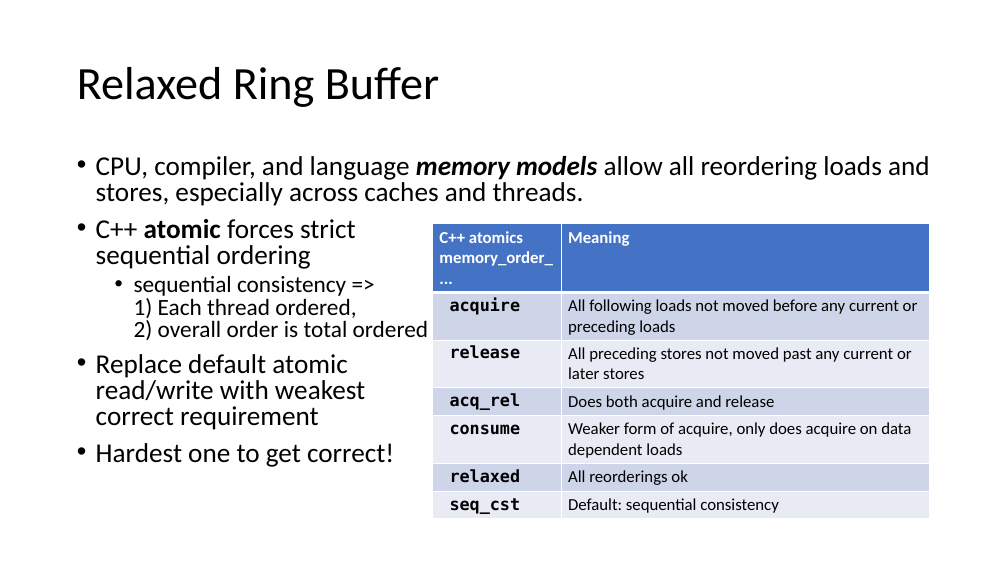
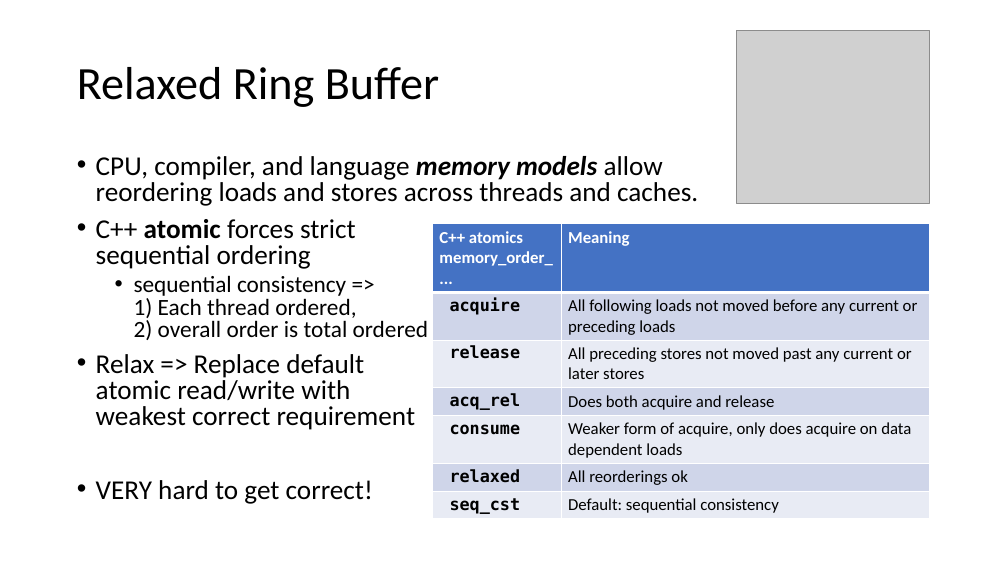
Before and after one commit to ChrisLomont/RingBuffer, a slide deck: slide 21 of Making a Ringbuffer.pptx (slide 20 before the commit). Drawn at 1008x567 pixels with LibreOffice and Linux fonts; fonts in the diff are those of the drawing; grey boxes stand for pictures. Boxes give left, top, right and bottom in pixels: in the first picture for what was removed or moved away, otherwise in the second. Text is boxed around its words. In the diff, an @@ line names an element or a change of style, - is before the commit and + after.

```diff
--- a/Making a Ringbuffer.pptx
+++ b/Making a Ringbuffer.pptx
@@ picture added at (737, 30, 929, 203) @@
@@ text at (96, 156, 698, 206): text changed @@
-• CPU, compiler, and language memory models allow all reordering loads and stores, especially across caches and threads.
+• CPU, compiler, and language memory models allow
+  reordering loads and stores across threads and caches.
@@ text at (96, 354, 416, 504): text changed @@
-• Replace default atomic
-  read/write with weakest
-  correct requirement
-• Hardest one to get correct!
+• Relax => Replace default
+  atomic read/write with
+  weakest correct requirement
+• VERY hard to get correct!
```
Also in this commit, not shown: 13 other slides changed, 2 slides added, 1 slide removed, 6 other files.
